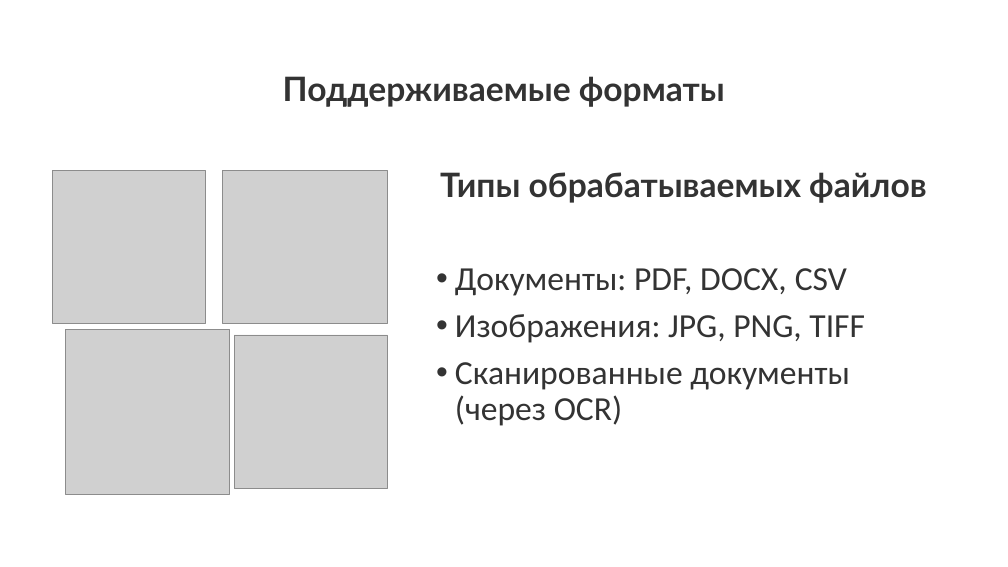
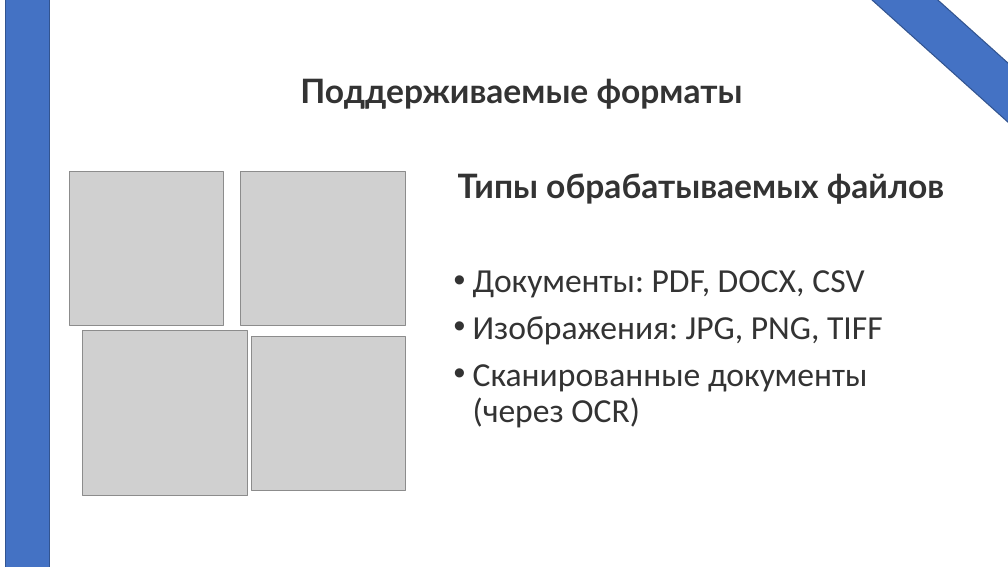
Before and after one commit to IndesFormao/Hackaton_2026_KK, a slide deck: slide 5 of Hakaton_KK.pptx. Drawn at 1008x567 pixels with LibreOffice and Linux fonts; fonts in the diff are those of the drawing; grey boxes stand for pictures. Boxes give left, top, right and bottom in pixels: in the first picture for what was removed or moved away, otherwise in the second. Text is boxed around its words. In the diff, an @@ line names an element or a change of style, - is before the commit and + after.

```diff
--- a/Hakaton_KK.pptx
+++ b/Hakaton_KK.pptx
@@ rectangle added at (x1=6, y1=0, x2=50, y2=567), fill #4472C4, outline #325491 1 pt @@
@@ rectangle added at (x1=580, y1=0, x2=1008, y2=356), fill #4472C4, outline #325491 1 pt @@
@@ 3 pictures moved together from (x1=52, y1=170, x2=388, y2=488) to (x1=70, y1=172, x2=405, y2=490) @@
@@ 1 title, 1 picture, 1 text moved together from (x1=65, y1=76, x2=926, y2=494) to (x1=82, y1=78, x2=944, y2=496) @@
```
Also in this commit, not shown: 11 other slides changed, 1 other file.
